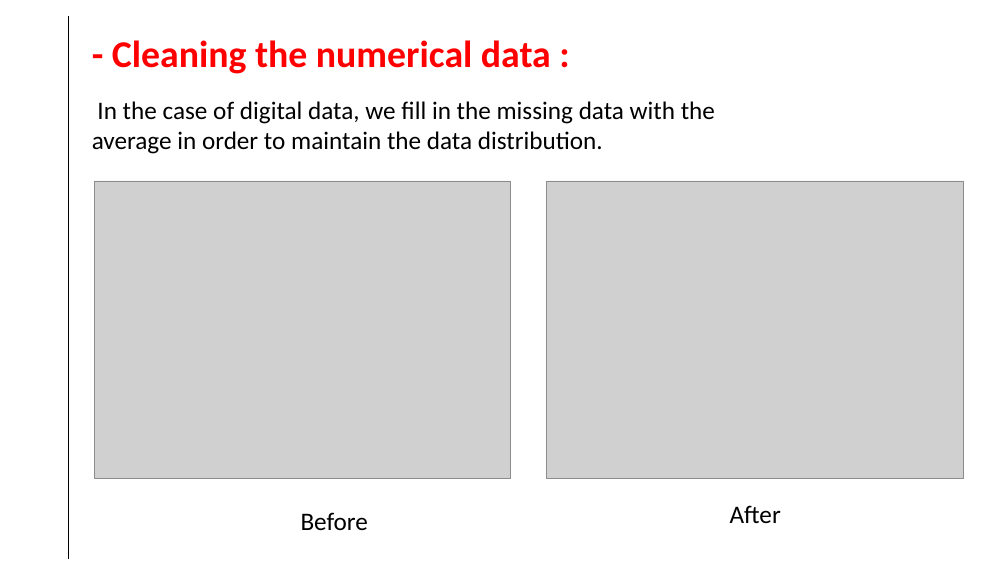
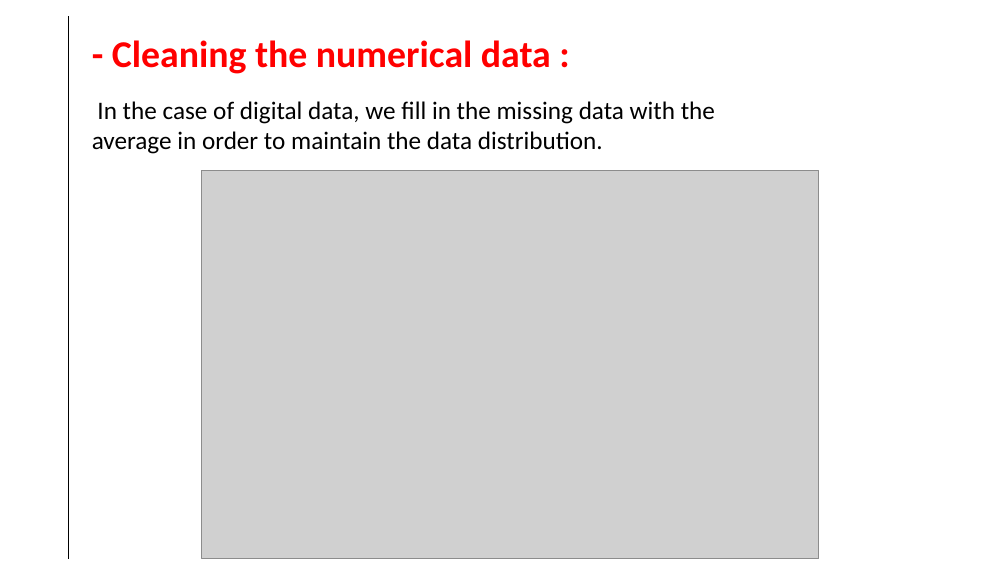
Before and after one commit to SmidaMohamedTaher/eda-task, a slide deck: slide 7 of Presentation1.pptx. Drawn at 1008x567 pixels with LibreOffice and Linux fonts; fonts in the diff are those of the drawing; grey boxes stand for pictures. Boxes give left, top, right and bottom in pixels: in the first picture for what was removed or moved away, otherwise in the second. Text is boxed around its words. In the diff, an @@ line names an element or a change of style, - is before the commit and + after.

```diff
--- a/Presentation1.pptx
+++ b/Presentation1.pptx
@@ picture: place and size @@
-picture at (547, 181, 963, 479)
+picture at (202, 170, 819, 559)
@@ picture removed at (95, 181, 511, 479) @@
@@ text removed at (730, 505, 781, 523) @@
-After
@@ text removed at (301, 512, 368, 530) @@
-Before
```
Also in this commit, not shown: 3 other slides changed, 1 slide added, 1 slide removed, 1 other file.
